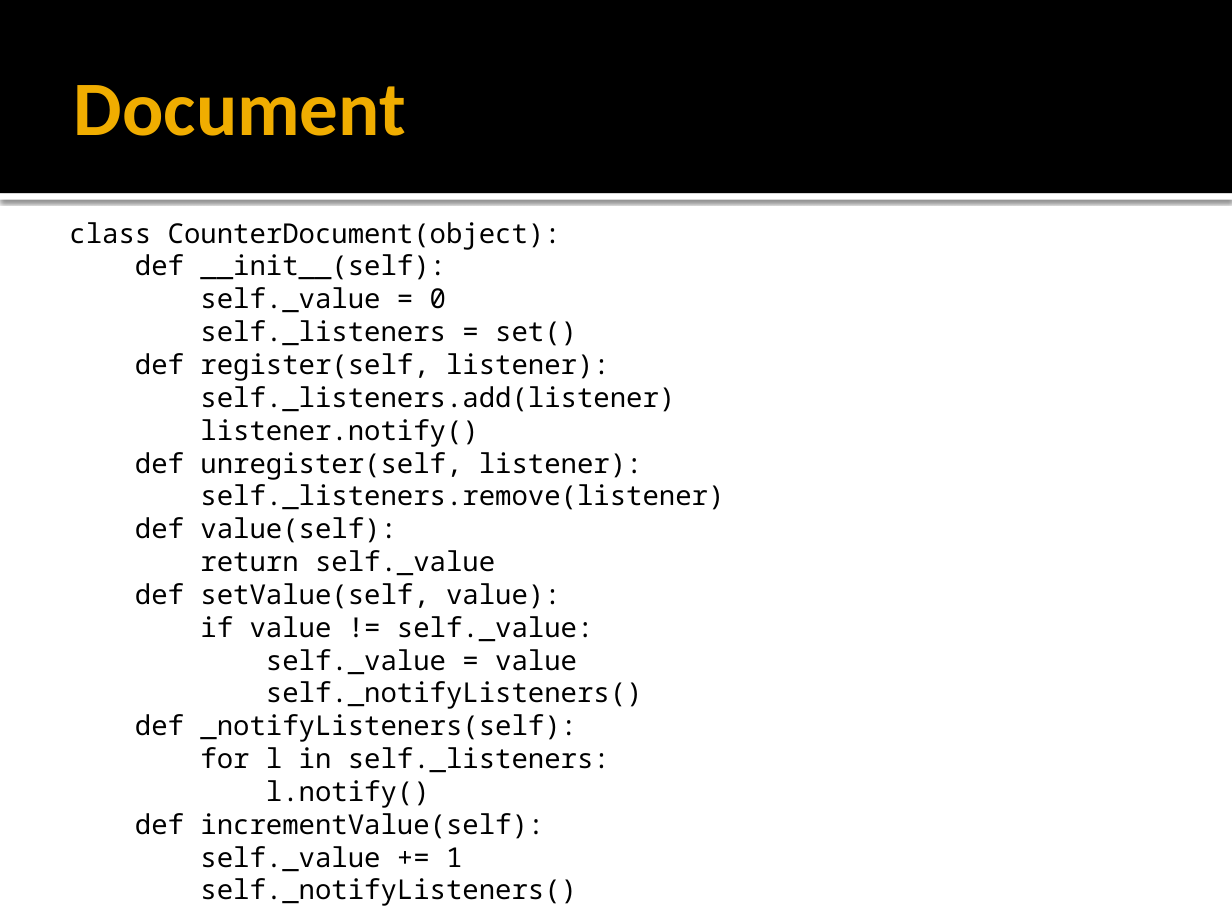
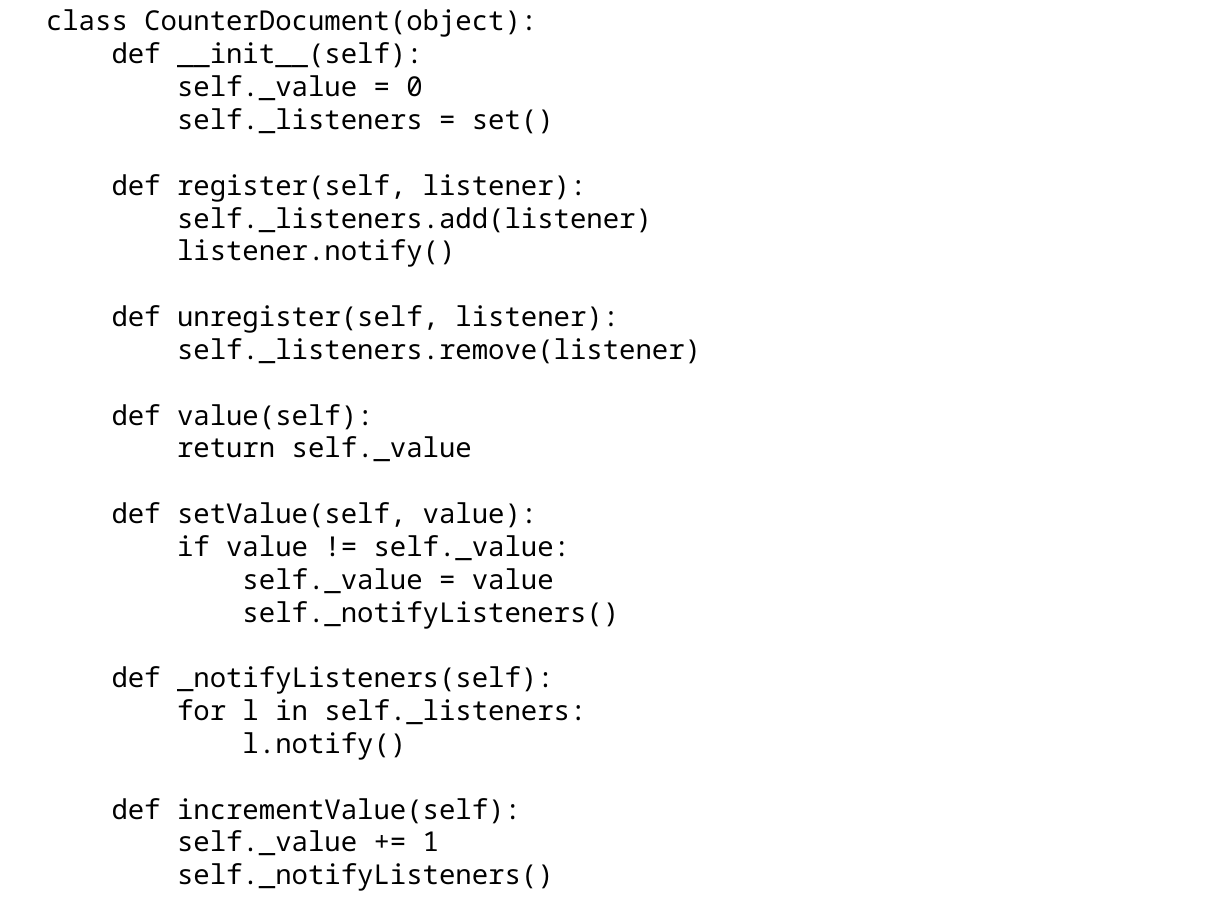
Before and after one commit to alexey-malov/ood, a slide deck: slide 11 of lectures/16.mvxx/mvxx.pptx (slide 10 before the commit). Drawn at 1232x924 pixels with LibreOffice and Linux fonts; fonts in the diff are those of the drawing. Boxes give left, top, right and bottom in pixels: in the first picture for what was removed or moved away, otherwise in the second. Text is boxed around its words. In the diff, an @@ line names an element or a change of style, - is before the commit and + after.

```diff
--- a/lectures/16.mvxx/mvxx.pptx
+++ b/lectures/16.mvxx/mvxx.pptx
@@ rectangle removed at bbox=[0, 0, 1232, 193] @@
@@ text "class CounterDocument(object):" rewrapped from bbox=[69, 222, 724, 906] to bbox=[46, 9, 701, 891] @@
@@ title removed at bbox=[74, 85, 406, 136] @@
-Document
@@ rectangle removed at bbox=[0, 193, 1232, 200] @@
```
Also in this commit, not shown: 1 other slide changed, 2 slides added.
